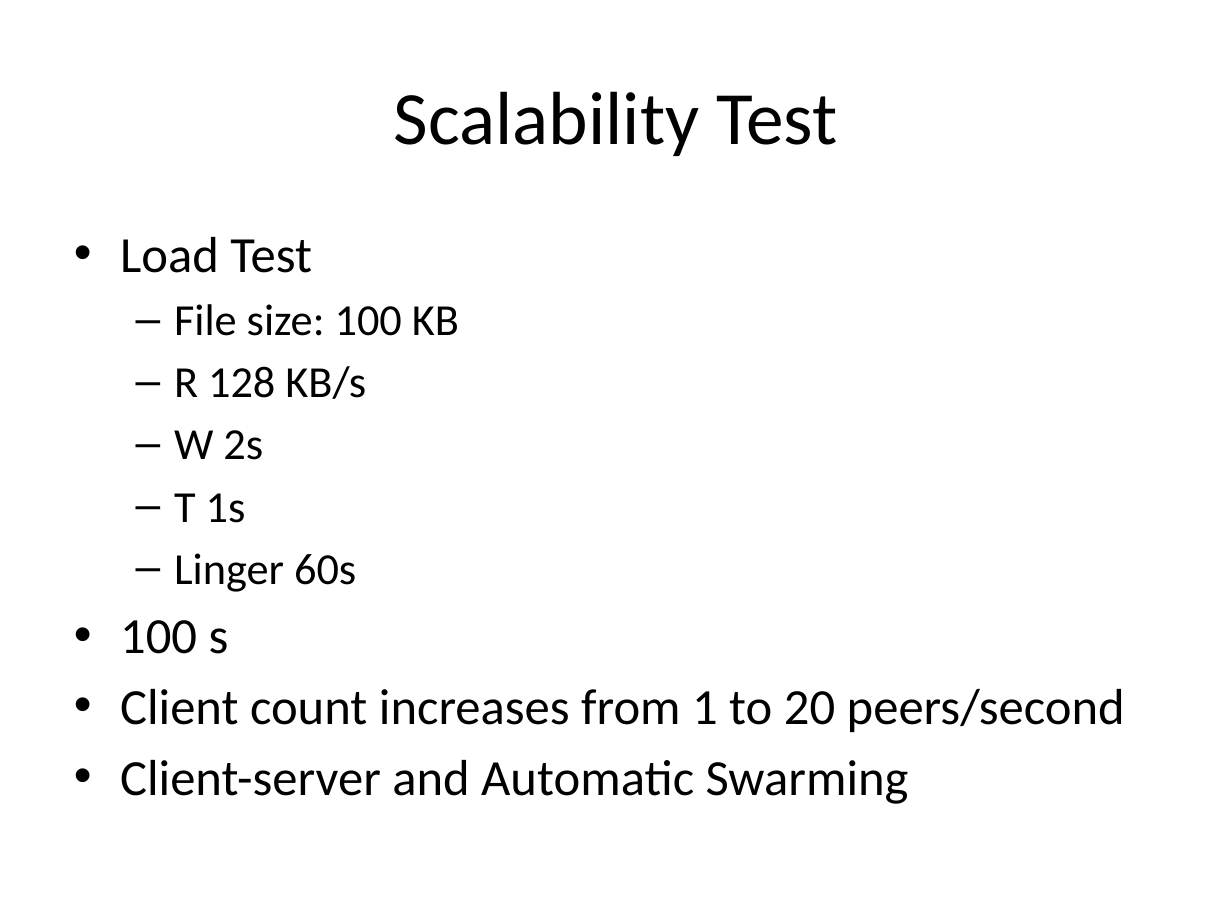
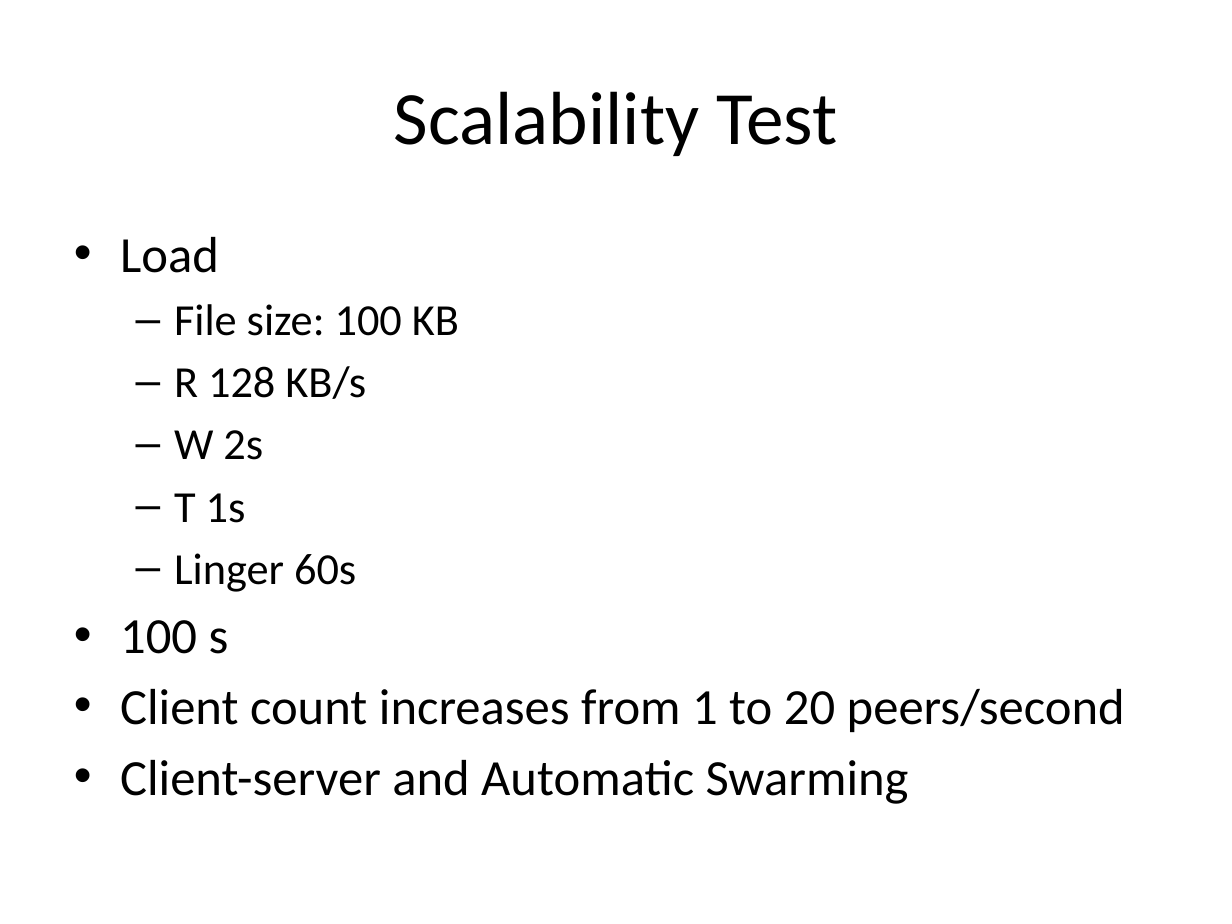
Before and after one commit to rdp/p2pwebclient, a slide deck: slide 19 of thesis_presentation/How to Make the Internet Faster.pptx. Drawn at 1232x924 pixels with LibreOffice and Linux fonts; fonts in the diff are those of the drawing. Boxes give left, top, right and bottom in pixels: in the first picture for what was removed or moved away, otherwise in the second. Text is boxed around its words. In the diff, an @@ line names an element or a change of style, - is before the commit and + after.

```diff
--- a/thesis_presentation/How to Make the Internet Faster.pptx
+++ b/thesis_presentation/How to Make the Internet Faster.pptx
@@ text at (120,237,219,273): text changed @@
-• Load Test
+• Load
```
Also in this commit, not shown: 1 other slide changed, 2 other files.
